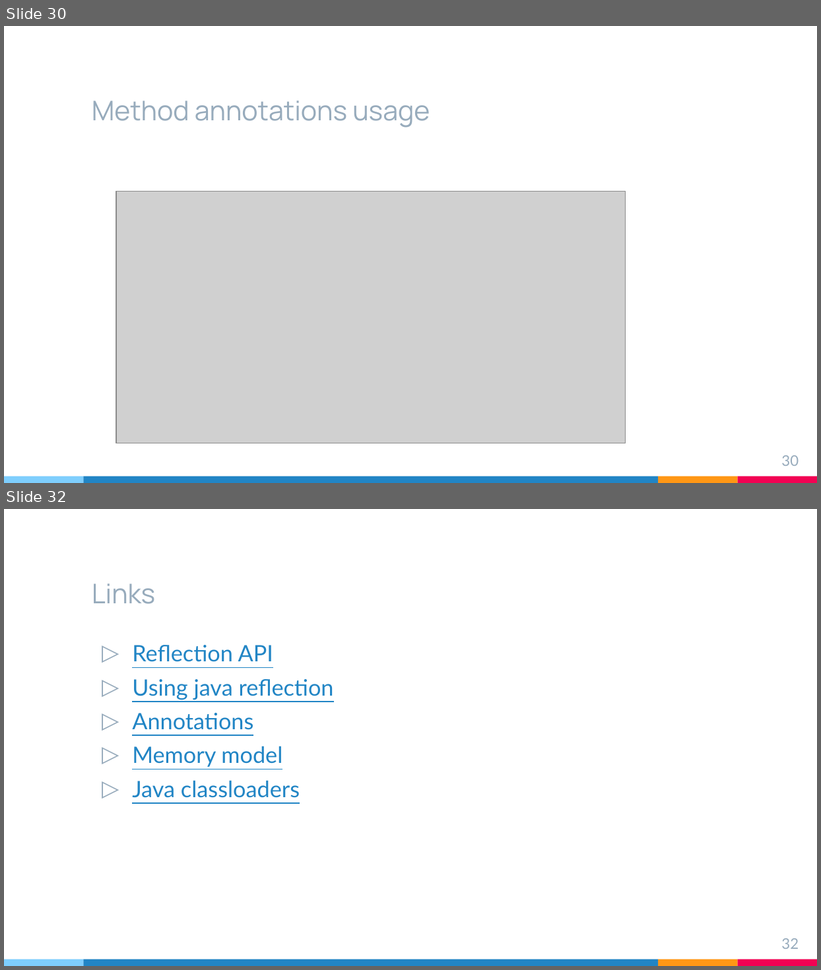
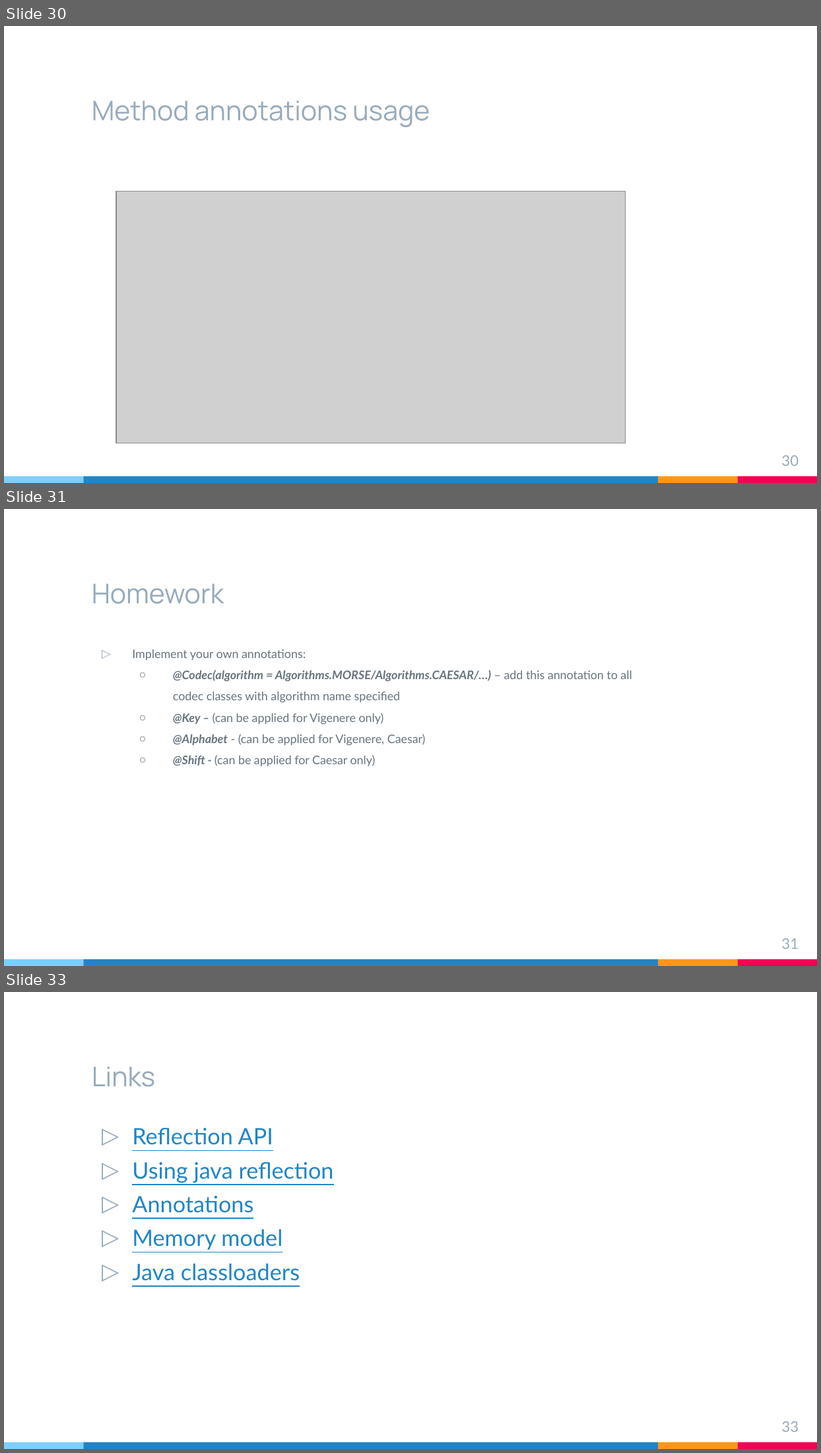
Before and after one commit to brahinets/GeekHub-J4W-9, a slide deck: Lectures/Lesson 12 - Reflection API, Annotations.pptx. Shown one above the other, each under a label of ours: slides 30 and 32 before the commit, slides 30, 31 and 33 after it; the slides between them are not shown. The pictures are 821x970 and 821x1453 pixels, drawn with LibreOffice and Linux fonts; fonts in the diff are those of the drawing; grey boxes stand for pictures. Boxes give left, top, right and bottom in pixels: in the first picture for what was removed or moved away, otherwise in the second. Text is boxed around its words. In the diff, an @@ line names an element or a change of style, - is before the commit and + after.

Commit message:
L12 - added homework

```diff
--- a/Lectures/Lesson 12 - Reflection API, Annotations.pptx
+++ b/Lectures/Lesson 12 - Reflection API, Annotations.pptx
@@ slide 31 added at (4, 509, 817, 966), background #FFFFFF; not listed: 4 template elements that a slide beside it also shows @@
@@ rectangle added at (4, 512, 16, 537), fill #FFFFFF @@
@@ title added at (92, 584, 224, 604), 24 pt, text #97ABBC @@
+Homework
@@ text added at (132, 650, 632, 766), 10.5 pt, text #677480 @@
+▷ Implement your own annotations:
+  ○ @Codec(algorithm = Algorithms.MORSE/Algorithms.CAESAR/…) – add this annotation to all codec classes with algorithm name specified
+  ○ @Key – (can be applied for Vigenere only)
+  ○ @Alphabet - (can be applied for Vigenere, Caesar)
+  ○ @Shift - (can be applied for Caesar only)
@@ page number added at (781, 939, 799, 949), 13 pt, text #97ABBC @@
+31
@@ what was slide 32 is now slide 33 @@
@@ page number at (781, 1422, 799, 1432): text changed @@
-32
+33
```
Also in this commit, not shown: 1 other slide added, 1 slide removed.
